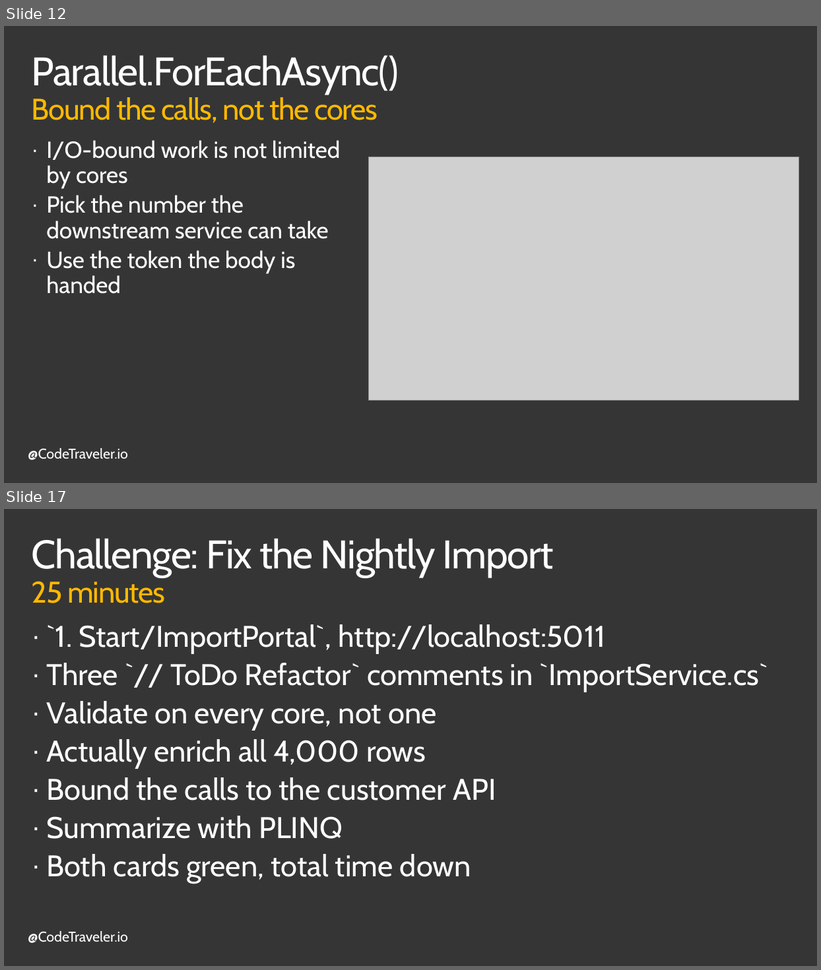
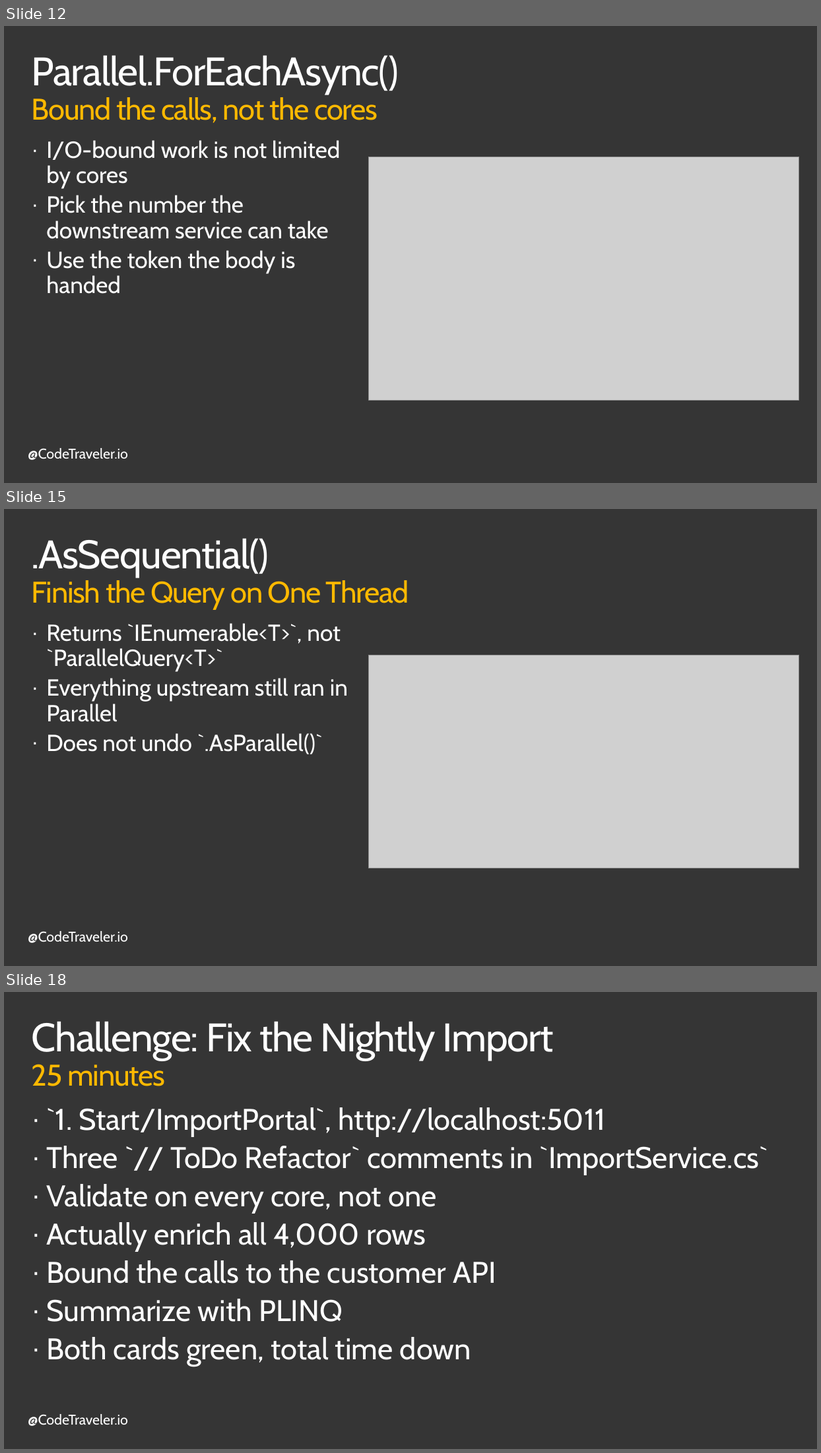
Before and after one commit to TheCodeTraveler/BecomeAnExpertWithAsyncAwait, a slide deck: 7. Data Parallelism/DataParallelism.pptx. Shown one above the other, each under a label of ours: slides 12 and 17 before the commit, slides 12, 15 and 18 after it; the slides between them are not shown. The pictures are 821x970 and 821x1453 pixels, drawn with LibreOffice and Linux fonts; fonts in the diff are those of the drawing; grey boxes stand for pictures; background and template pictures are left out. Boxes give left, top, right and bottom in pixels: in the first picture for what was removed or moved away, otherwise in the second. Text is boxed around its words. In the diff, an @@ line names an element or a change of style, - is before the commit and + after.

```diff
--- a/7. Data Parallelism/DataParallelism.pptx
+++ b/7. Data Parallelism/DataParallelism.pptx
@@ slide 15 added at box(4, 509, 817, 966), background #353535; not listed: 1 template element that a slide beside it also shows @@
@@ title added at box(32, 538, 409, 610), 36 pt, text #FFB900 @@
+.AsSequential()
+Finish the Query on One Thread
@@ text added at box(46, 623, 348, 755), 28 pt, text #FFFFFF @@
+· Returns `IEnumerable<T>`, not `ParallelQuery<T>`
+· Everything upstream still ran in Parallel
+· Does not undo `.AsParallel()`
@@ picture added at box(369, 655, 799, 868) @@
@@ what was slide 17 is now slide 18 @@
```
Also in this commit, not shown: 3 slides changed, 1 other slide added, 1 slide removed.
